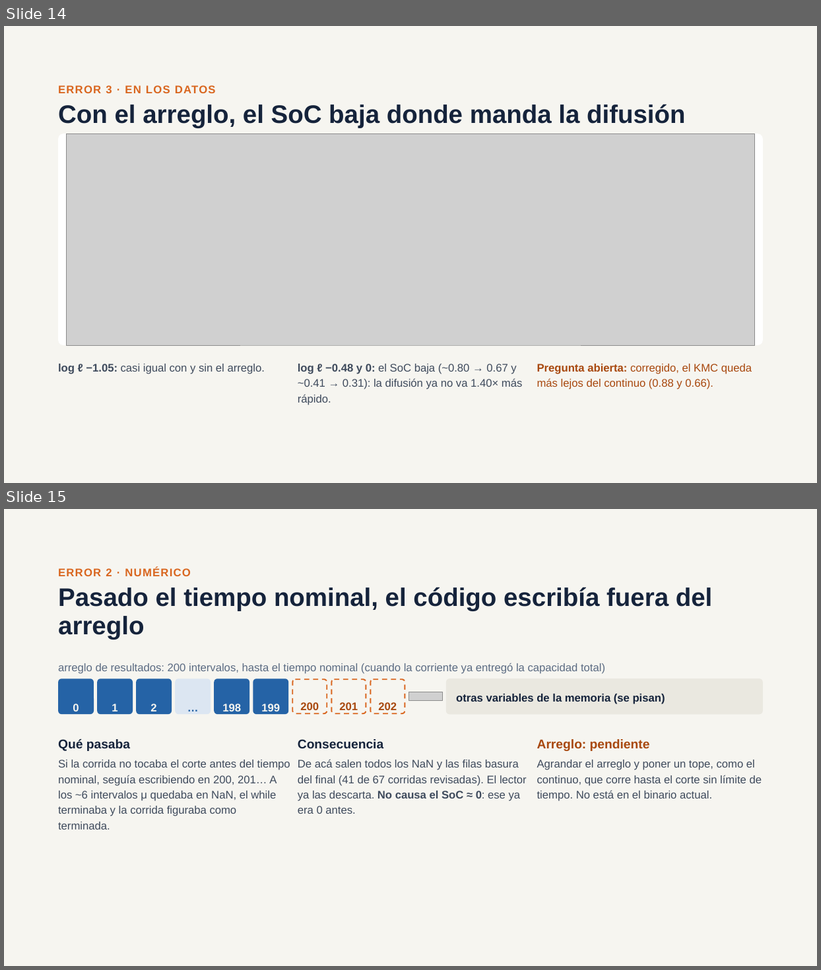
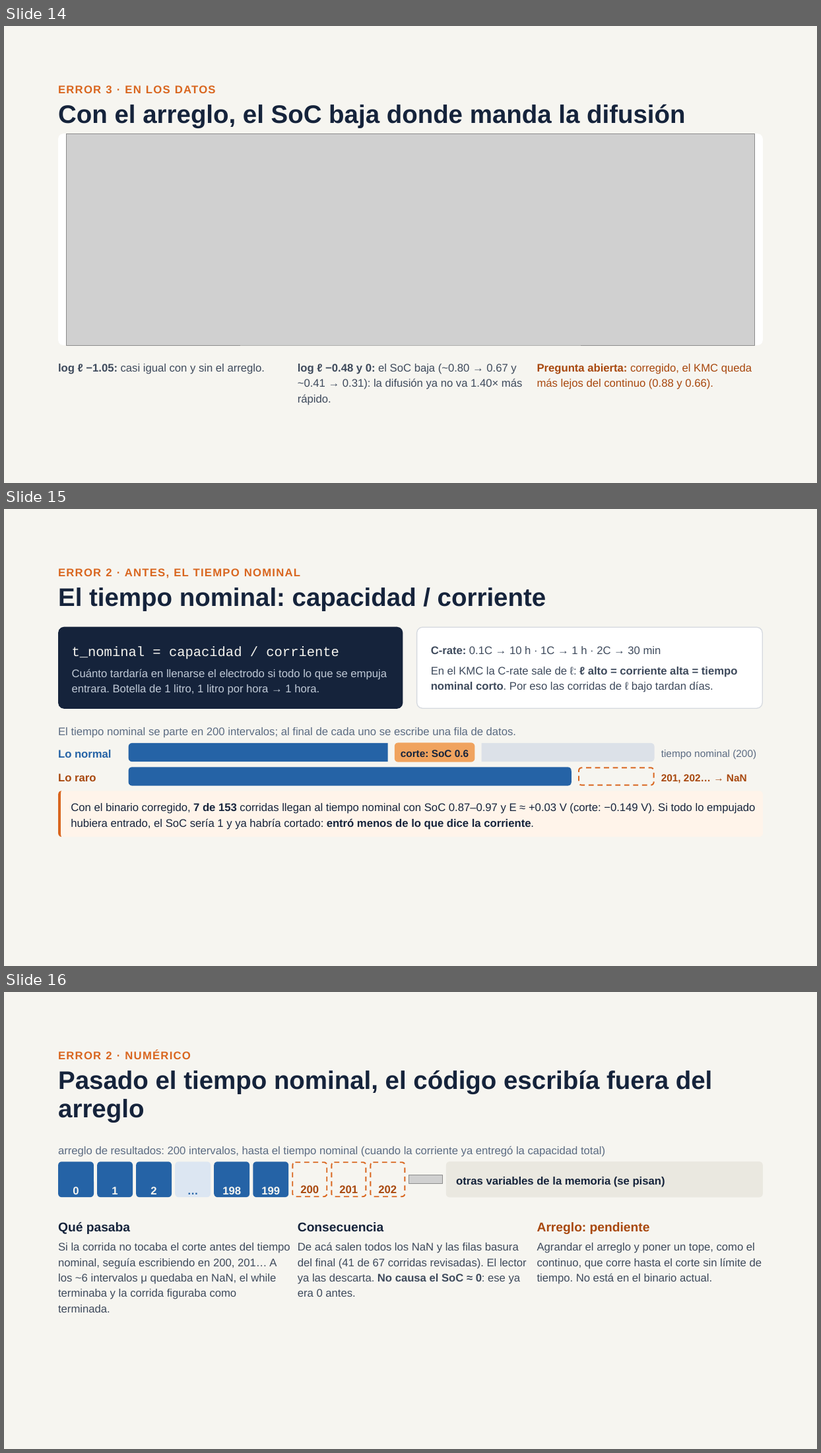
Before and after one commit to santiafonso/Tesis, a slide deck: presentaciones/presentacion8_19_10/presentacion8_19_10.pptx. Shown one above the other, each under a label of ours: slides 14 and 15 before the commit, slides 14, 15 and 16 after it. The pictures are 821x970 and 821x1453 pixels, drawn with LibreOffice and Linux fonts; fonts in the diff are those of the drawing; grey boxes stand for pictures. Boxes give left, top, right and bottom in pixels: in the first picture for what was removed or moved away, otherwise in the second. Text is boxed around its words. In the diff, an @@ line names an element or a change of style, - is before the commit and + after.

Commit message:
presentacion8: pptx reexportado con la filmina del tiempo nominal

```diff
--- a/presentaciones/presentacion8_19_10/presentacion8_19_10.pptx
+++ b/presentaciones/presentacion8_19_10/presentacion8_19_10.pptx
@@ slide 15 added at (4, 509, 817, 966), background #F6F5F0 @@
@@ text added at (58, 568, 300, 578), 13 pt, text #D9661F, bold @@
+ERROR 2 · ANTES, EL TIEMPO NOMINAL
@@ title added at (58, 588, 547, 611), 30 pt, text #15233B, bold @@
+El tiempo nominal: capacidad / corriente
@@ rounded rectangle added at (58, 626, 403, 708), fill #15233B @@
@@ rounded rectangle added at (417, 627, 763, 708), fill #FFFFFF, outline #D5D9DF 1 pt @@
@@ text added at (72, 647, 339, 659), 16 pt, text #F6F5F0 @@
+t_nominal = capacidad / corriente
@@ text added at (431, 646, 661, 654), 13 pt, text #3E4A5C @@
+C-rate: 0.1C → 10 h · 1C → 1 h · 2C → 30 min
@@ text added at (431, 667, 738, 692), 13 pt, text #3E4A5C @@
+En el KMC la C-rate sale de ℓ: ℓ alto = corriente alta = tiempo nominal corto. Por eso las corridas de ℓ bajo tardan días.
@@ text added at (72, 669, 387, 695), 13 pt, text #BFC9D6 @@
+Cuánto tardaría en llenarse el electrodo si todo lo que se empuja entrara. Botella de 1 litro, 1 litro por hora → 1 hora.
@@ text added at (58, 727, 516, 738), 13 pt, text #5B6B82 @@
+El tiempo nominal se parte en 200 intervalos; al final de cada uno se escribe una fila de datos.
@@ freeform shape added at (129, 743, 387, 762), fill #2563A6 @@
@@ rounded rectangle added at (395, 743, 475, 762), fill #F0A35E, 12 pt, text #15233B, bold @@
+corte: SoC 0.6
@@ freeform shape added at (482, 743, 655, 762), fill #DCE1E8 @@
@@ text added at (58, 750, 111, 758), 13 pt, text #2563A6, bold @@
+Lo normal
@@ text added at (661, 750, 756, 759), 12 pt, text #5B6B82 @@
+tiempo nominal (200)
@@ text added at (58, 774, 96, 782), 13 pt, text #A8480E, bold @@
+Lo raro
@@ rounded rectangle added at (129, 768, 572, 787), fill #2563A6 @@
@@ rounded rectangle added at (580, 768, 654, 786), outline #D9661F 1.5 pt dashed @@
@@ text added at (661, 774, 747, 784), 12 pt, text #A8480E, bold @@
+201, 202… → NaN
@@ rounded rectangle added at (58, 791, 764, 837), fill #FFF4EA, 13 pt, text #15233B @@
+Con el binario corregido, 7 de 153 corridas llegan al tiempo nominal con SoC 0.87–0.97 y E ≈ +0.03 V (corte: −0.149 V). Si todo lo empujado hubiera entrado, el SoC sería 1 y ya habría cortado: entró menos de lo que dice la corriente.
@@ freeform shape added at (58, 791, 764, 837), fill #D9661F @@
@@ what was slide 15 is now slide 16 @@
```
Also in this commit, not shown: 1 other file.
